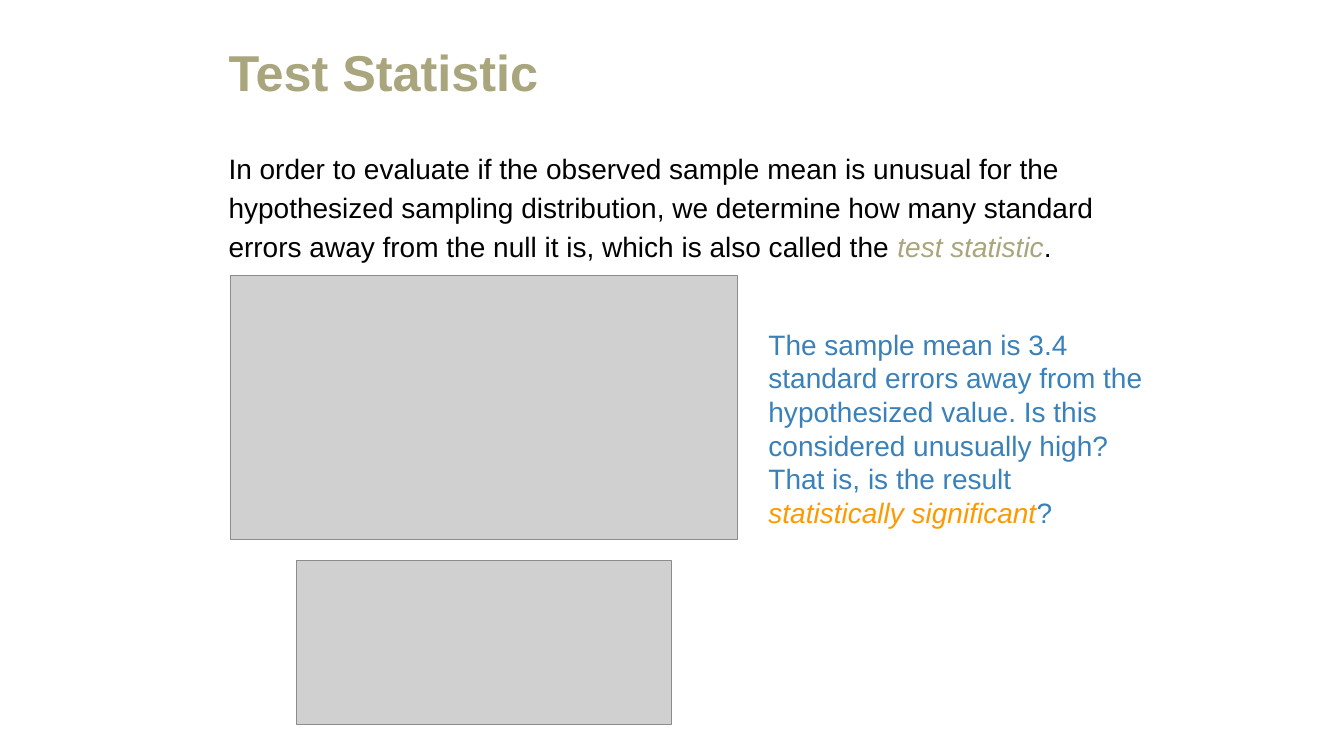
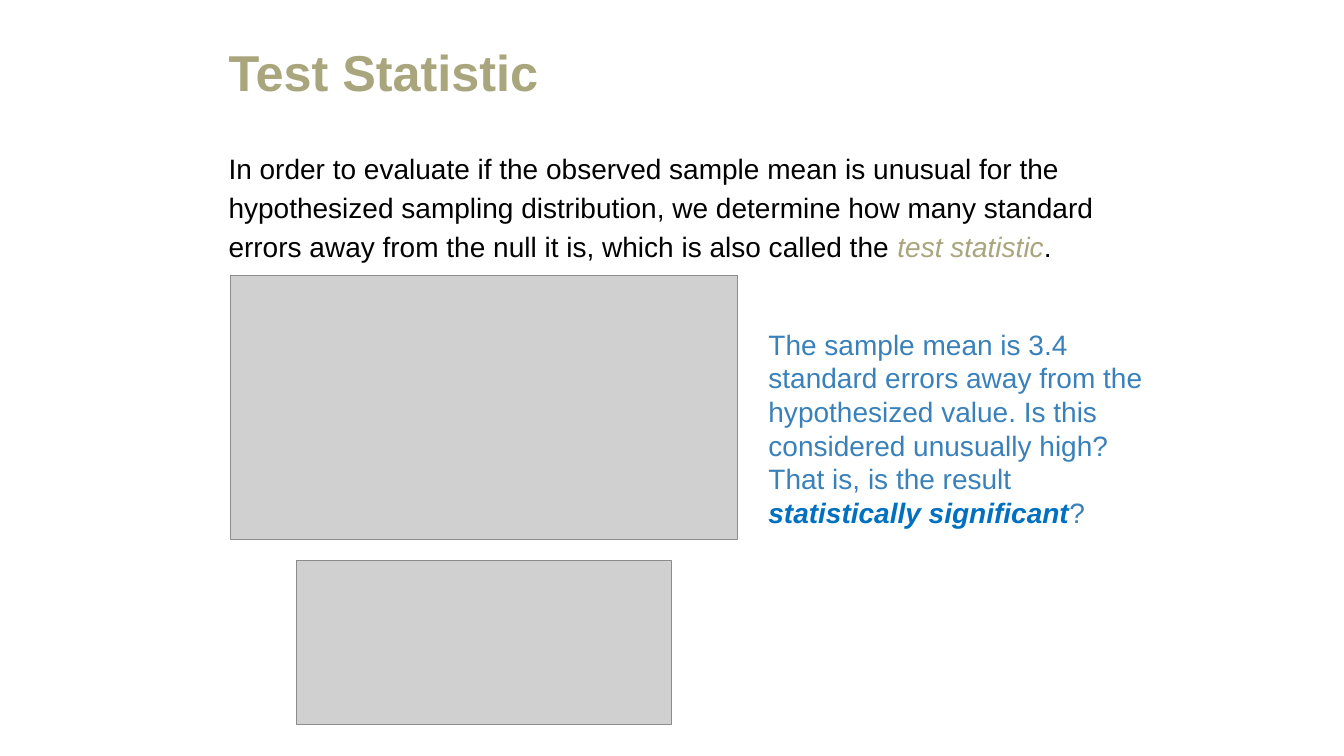
Before and after one commit to amosca01/MATH108-F23, a slide deck: slide 29 of slides/09-hypothesis-testing.pptx (slide 55 before the commit). Drawn at 1344x756 pixels with LibreOffice and Linux fonts; fonts in the diff are those of the drawing; grey boxes stand for pictures. Boxes give left, top, right and bottom in pixels: in the first picture for what was removed or moved away, otherwise in the second. Text is boxed around its words. In the diff, an @@ line names an element or a change of style, - is before the commit and + after.

```diff
--- a/slides/09-hypothesis-testing.pptx
+++ b/slides/09-hypothesis-testing.pptx
@@ text "The sample mean is 3.4 ..." at bbox=[768, 334, 1142, 528]: text colour #FF9900 to #0070C0, bold on in "statistically significant?" @@
```
Also in this commit, not shown: 16 other slides changed, 10 slides added, 10 slides removed, 2 other files.
